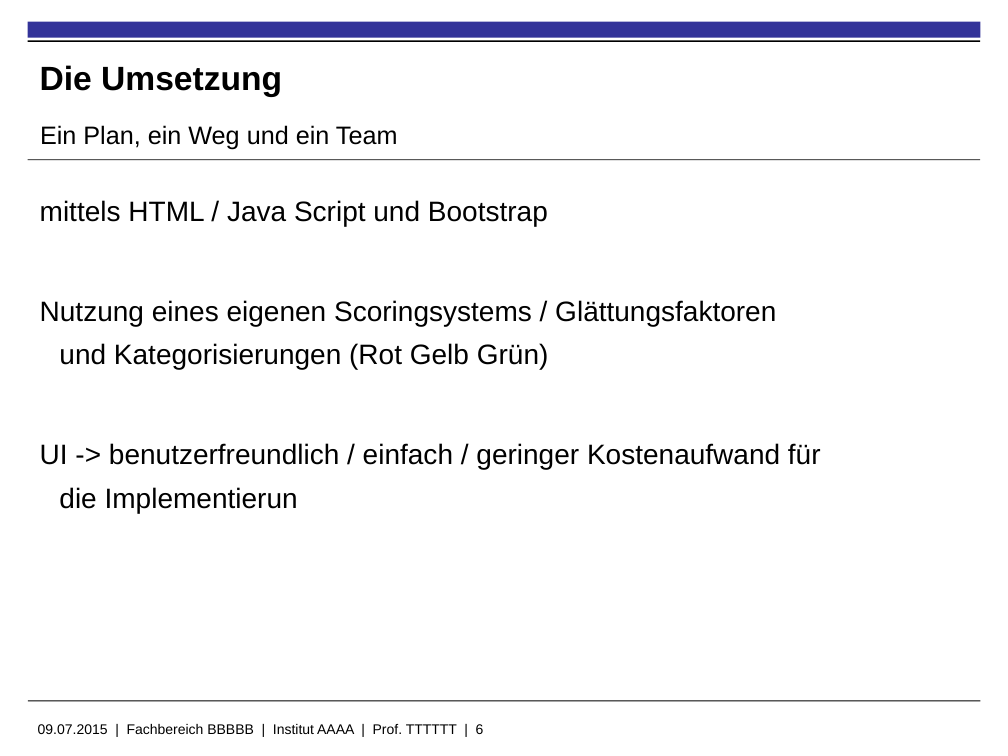
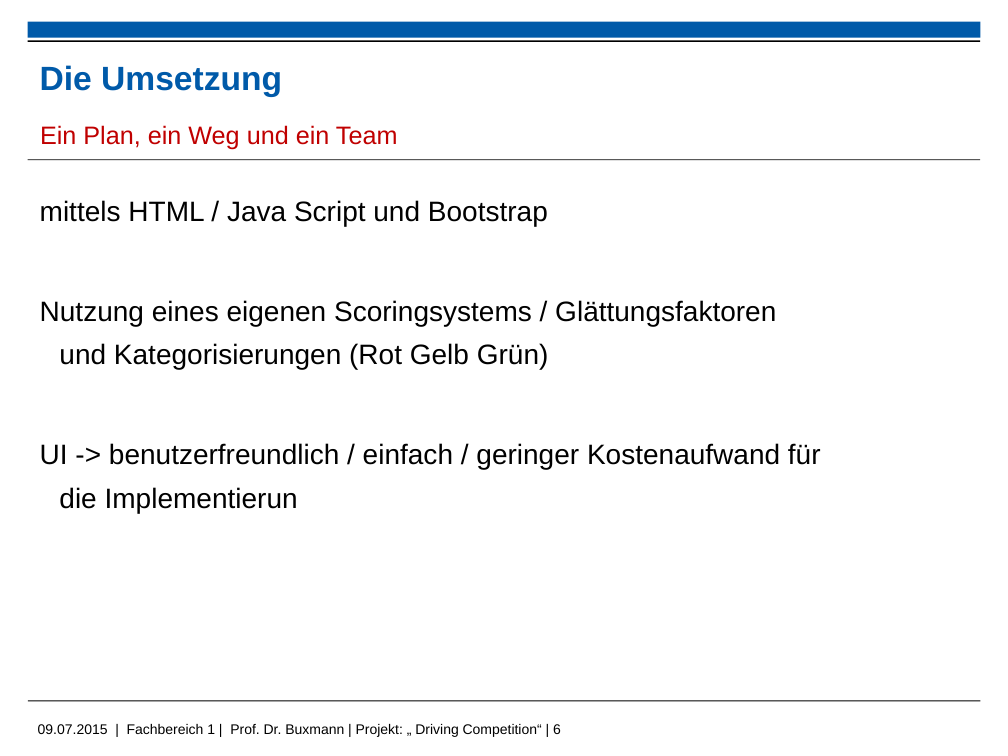
Before and after one commit to kolhagen/drivingcompetition, a slide deck: slide 6 of Big Data - Driving Compitiion.pptx. Drawn at 1008x756 pixels with LibreOffice and Linux fonts; fonts in the diff are those of the drawing; background and template pictures are left out. Boxes give left, top, right and bottom in pixels: in the first picture for what was removed or moved away, otherwise in the second. Text is boxed around its words. In the diff, an @@ line names an element or a change of style, - is before the commit and + after.

```diff
--- a/Big Data - Driving Compitiion.pptx
+++ b/Big Data - Driving Compitiion.pptx
@@ rectangle at [27, 22, 980, 38]: fill #333399 to #005AA9 @@
@@ title "Die Umsetzung" at [40, 65, 282, 97]: text colour #000000 to #005AA9 @@
@@ text "Ein Plan, ein Weg und ..." at [40, 125, 398, 149]: text colour #000000 to #C00000 @@
@@ text at [38, 724, 561, 737]: text changed @@
-09.07.2015 | Fachbereich BBBBB | Institut AAAA | Prof. TTTTTT | 6
+09.07.2015 | Fachbereich 1 | Prof. Dr. Buxmann | Projekt: „ Driving Competition“ | 6
```
Also in this commit, not shown: 11 other slides changed.
